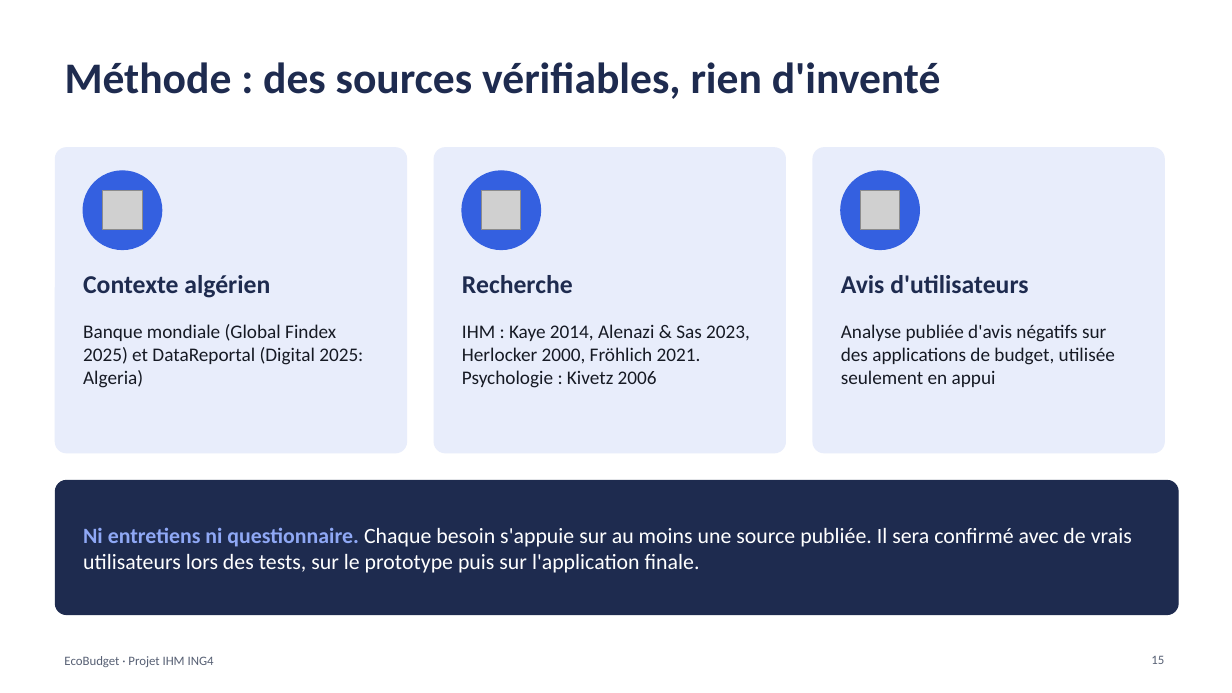
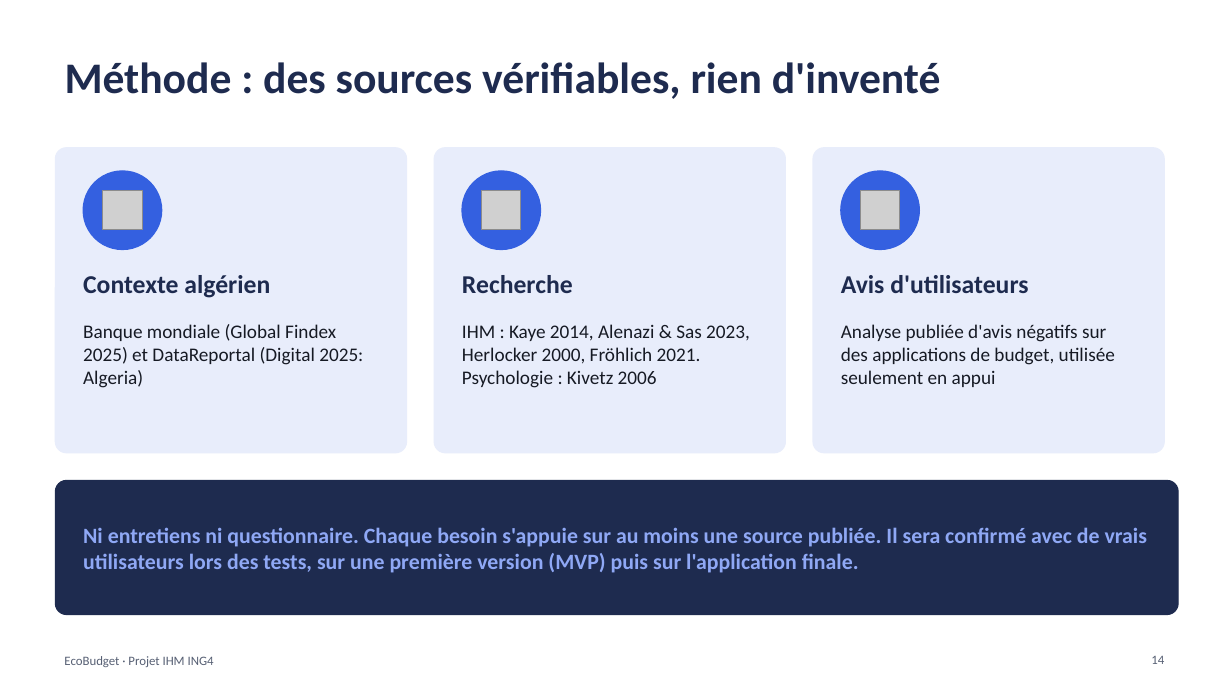
Before and after one commit to kaderouadahi/EcoBudget, a slide deck: slide 14 of livrables/EcoBudget.pptx (slide 15 before the commit). Drawn at 1232x693 pixels with LibreOffice and Linux fonts; fonts in the diff are those of the drawing; grey boxes stand for pictures. Boxes give left, top, right and bottom in pixels: in the first picture for what was removed or moved away, otherwise in the second. Text is boxed around its words. In the diff, an @@ line names an element or a change of style, - is before the commit and + after.

Commit message:
docs: diaporama, contradictions corrigées (conseil « Compris », deux boutons, historique demandé lors des tests, tests finaux terminés)

```diff
--- a/livrables/EcoBudget.pptx
+++ b/livrables/EcoBudget.pptx
@@ text at (83, 527, 1147, 573): text changed; text colour #FFFFFF to #8FA8F5; bold on @@
-Ni entretiens ni questionnaire. Chaque besoin s'appuie sur au moins une source publiée. Il sera confirmé avec de vrais utilisateurs lors des tests, sur le prototype puis sur l'application finale.
+Ni entretiens ni questionnaire. Chaque besoin s'appuie sur au moins une source publiée. Il sera confirmé avec de vrais utilisateurs lors des tests, sur une première version (MVP) puis sur l'application finale.
@@ page number at (1151, 656, 1164, 664): text changed @@
-15
+14
```
Also in this commit, not shown: 17 other slides changed, 1 slide removed, 1 other file.
